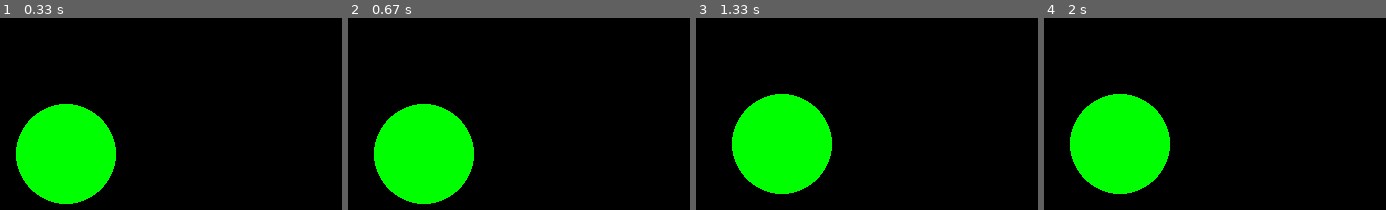
Above: before the commit, frames 1-4 (left to right).
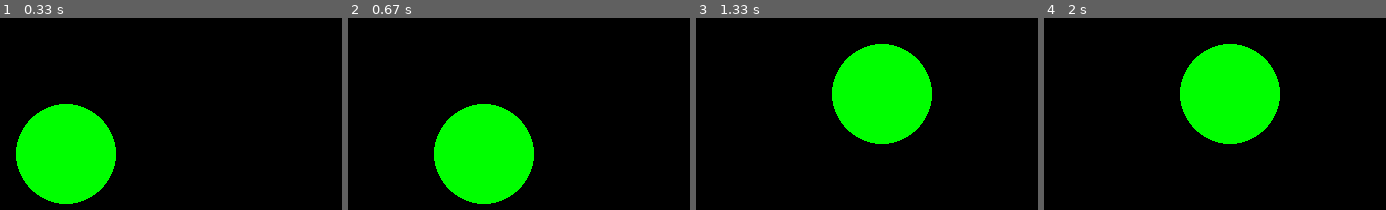
Above: after the commit, the same moments.

Repository: rafaelbhcosta/jogo_da_velha
Game: pygame game, started from jogo/pygame/jokempo.py
Two runs of this game, one before a commit and one after it. Both use one fixed random seed, a clock stepped at 60 frames per second and the inputs below.
Inputs:
- Up to frame 1 (0.33 s): no input
- Up to frame 2 (0.67 s): hold Right from 0.33 s (still down)
- Up to frame 3 (1.33 s): release Right at 0.8 s; hold Up 0.83-1.13 s; hold Right from 1.17 s (still down)
- Up to frame 4 (2 s): release Right at 1.63 s; hold Left from 1.67 s (still down)

Frame 1 is identical in both runs. In frame 2, 17% of the frame differs, in the area x 7-55%, y 44-97%; in frame 3, 24%, in the area x 10-70%, y 13-92%; in frame 4, 24%.

Commit message:
Update jokempo.py

Diff:
--- a/jogo/pygame/jokempo.py
+++ b/jogo/pygame/jokempo.py
@@ -18,16 +18,16 @@
         if event.type == pygame.QUIT:
             abertura = False
 
-        #comandos que determinam a movimentação do circulo
-        comandos = pygame.key.get_pressed()
-        if comandos[pygame.K_UP]:
-            y -= velocidade
-        if comandos[pygame.K_DOWN]:
-            y += velocidade
-        if comandos[pygame.K_RIGHT]:
-            x += velocidade
-        if comandos[pygame.K_LEFT]:
-            x -= velocidade
+    #comandos que determinam a movimentação do circulo
+    comandos = pygame.key.get_pressed()
+    if comandos[pygame.K_UP]:
+        y -= velocidade
+    if comandos[pygame.K_DOWN]:
+        y += velocidade
+    if comandos[pygame.K_RIGHT]:
+        x += velocidade
+    if comandos[pygame.K_LEFT]:
+        x -= velocidade
 
     # Sempre que o evento FOR se repetir a tela atualiza o fundo dela para essa cor
     janela.fill((0,0,0))
